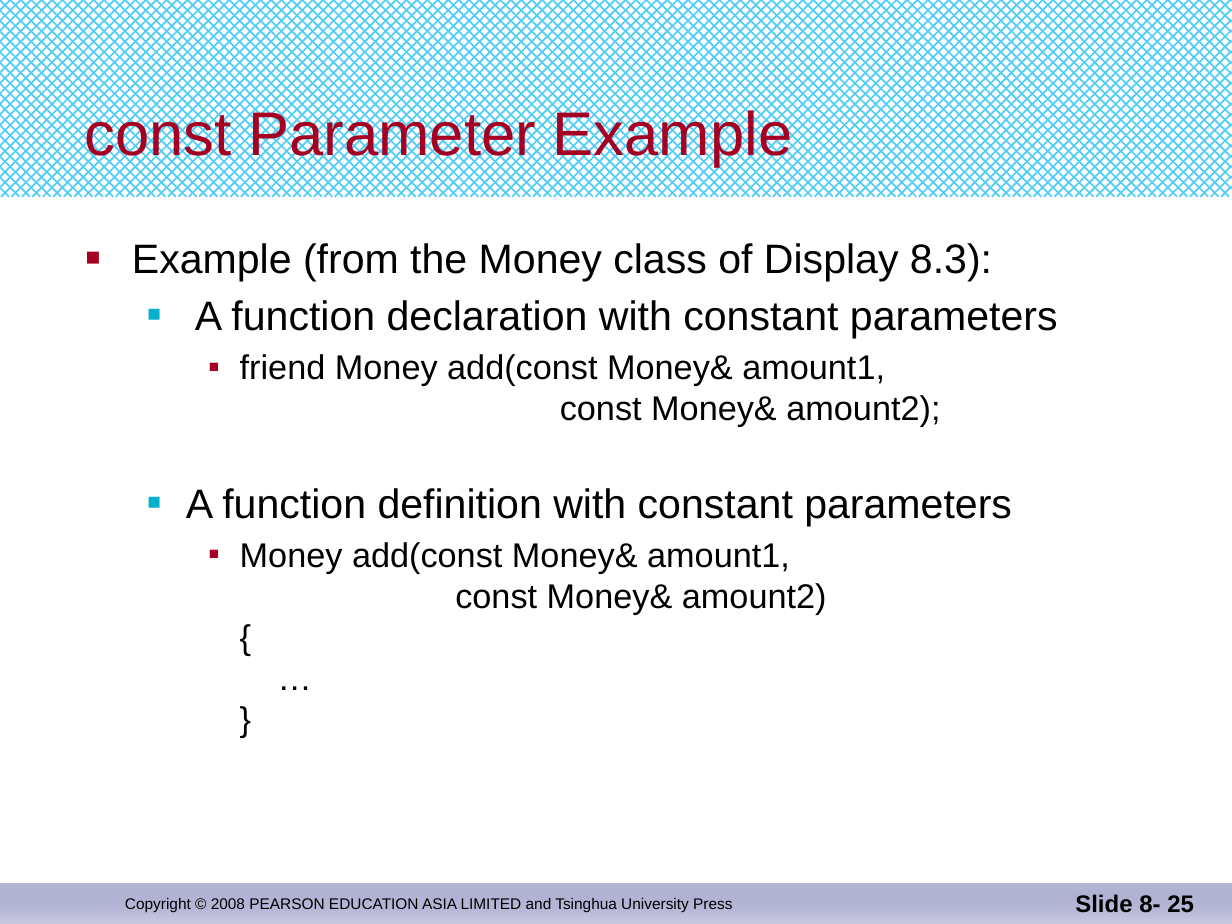
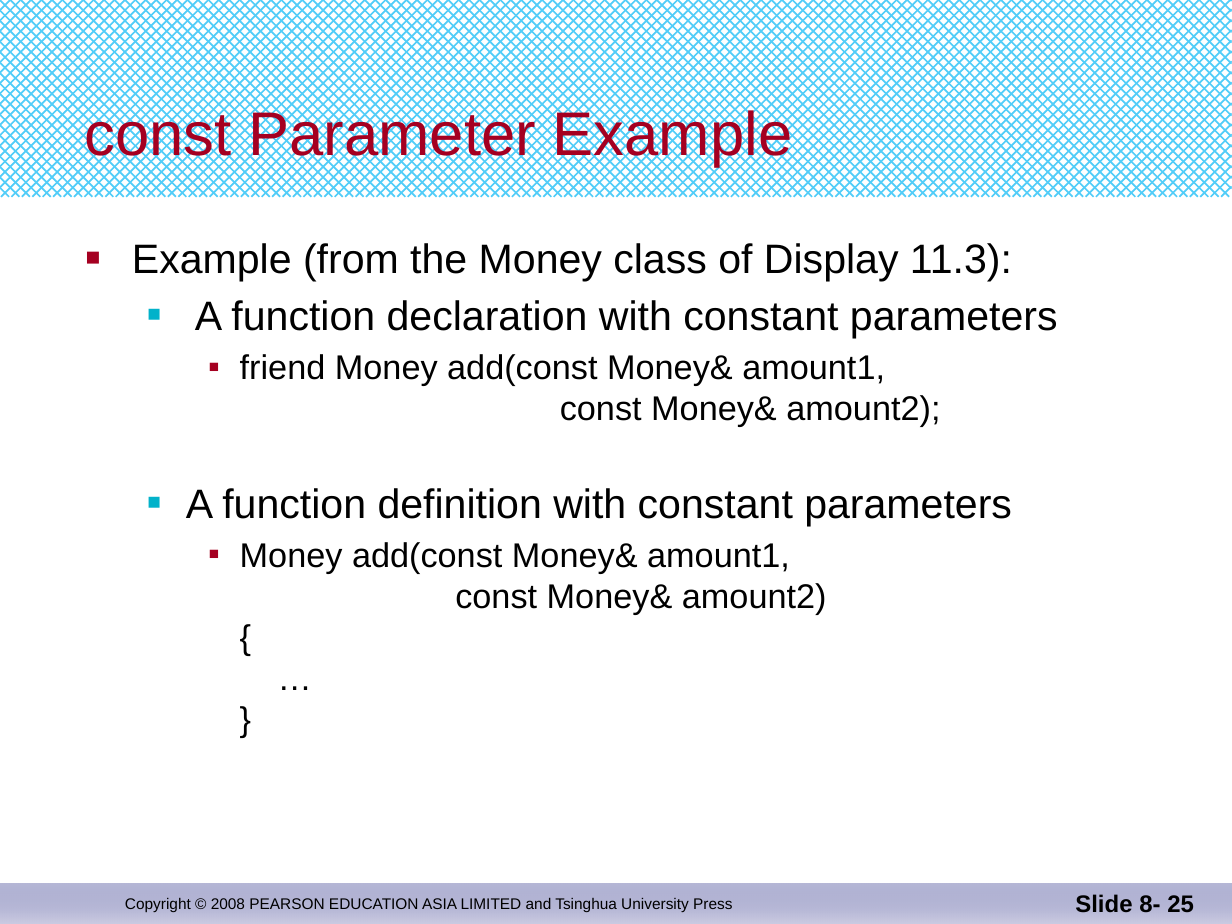
Before and after one commit to djuanbei/CPLUSPLUS, a slide deck: slide 25 of ppt/Chapter 11.pptx. Drawn at 1232x924 pixels with LibreOffice and Linux fonts; fonts in the diff are those of the drawing. Boxes give left, top, right and bottom in pixels: in the first picture for what was removed or moved away, otherwise in the second. Text is boxed around its words. In the diff, an @@ line names an element or a change of style, - is before the commit and + after.

```diff
--- a/ppt/Chapter 11.pptx
+++ b/ppt/Chapter 11.pptx
@@ text at (132,243,1012,281): text changed @@
-■ Example (from the Money class of Display 8.3):
+■ Example (from the Money class of Display 11.3):
```
Also in this commit, not shown: 11 other slides changed, 2 slides added, 2 slides removed.
